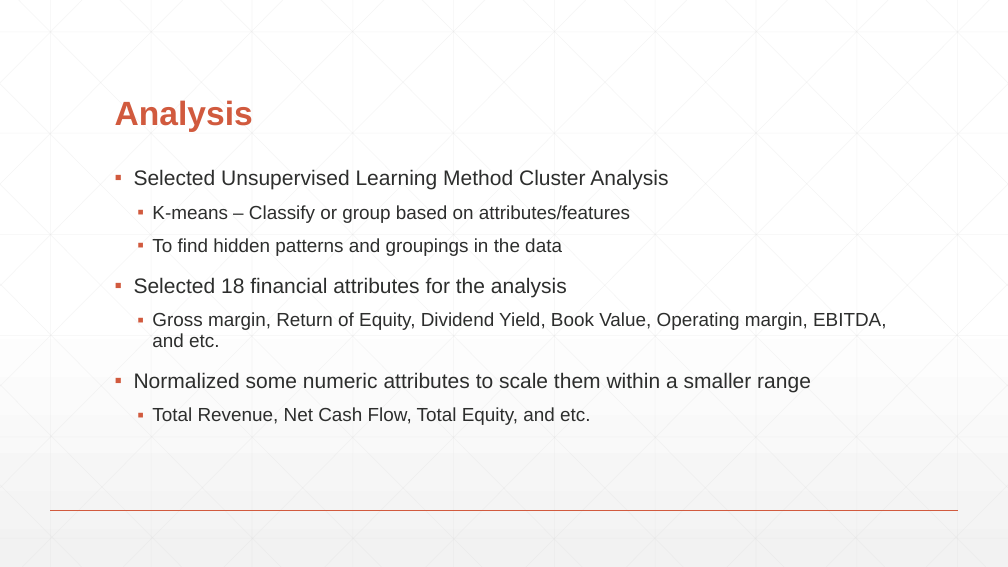
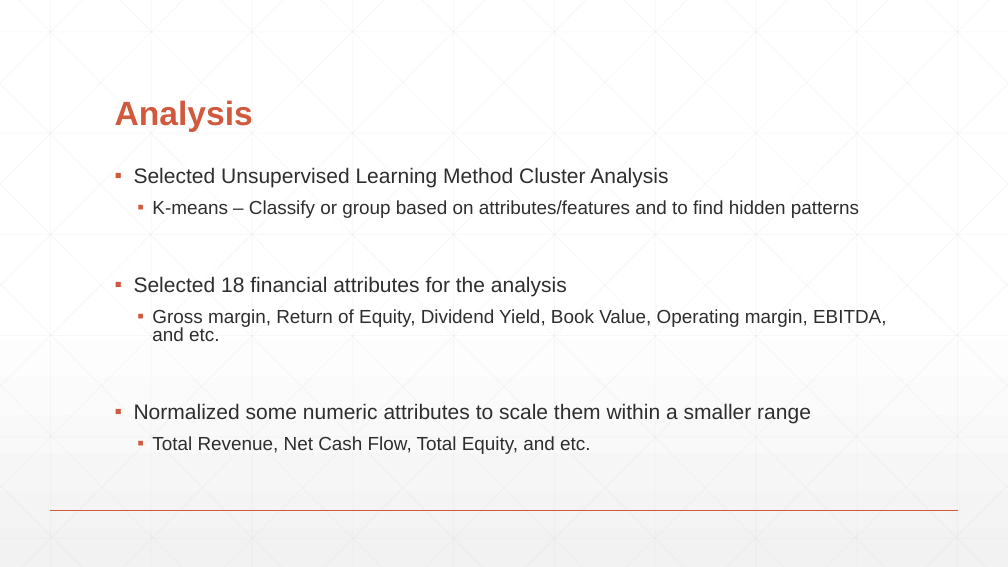
Before and after one commit to rajups/ADM_Week8_Project, a slide deck: slide 5 of docs/ADM_Week8_Penmetcha.pptx. Drawn at 1008x567 pixels with LibreOffice and Linux fonts; fonts in the diff are those of the drawing. Boxes give left, top, right and bottom in pixels: in the first picture for what was removed or moved away, otherwise in the second. Text is boxed around its words. In the diff, an @@ line names an element or a change of style, - is before the commit and + after.

```diff
--- a/docs/ADM_Week8_Penmetcha.pptx
+++ b/docs/ADM_Week8_Penmetcha.pptx
@@ text at [134, 167, 886, 454]: line spacing 0.9 to 0.8 @@
@@ text at [152, 200, 859, 218]: text changed @@
-  ▪ K-means – Classify or group based on attributes/features
-  ▪ To find hidden patterns and groupings in the data
+  ▪ K-means – Classify or group based on attributes/features and to find hidden patterns
```
Also in this commit, not shown: 2 other slides changed.
